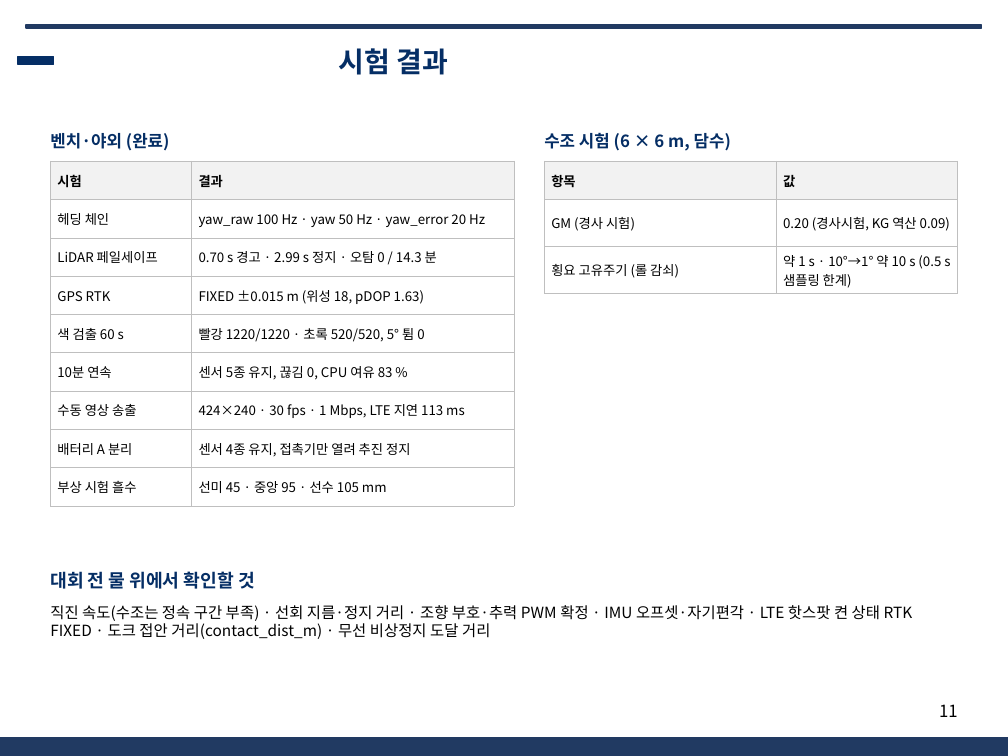
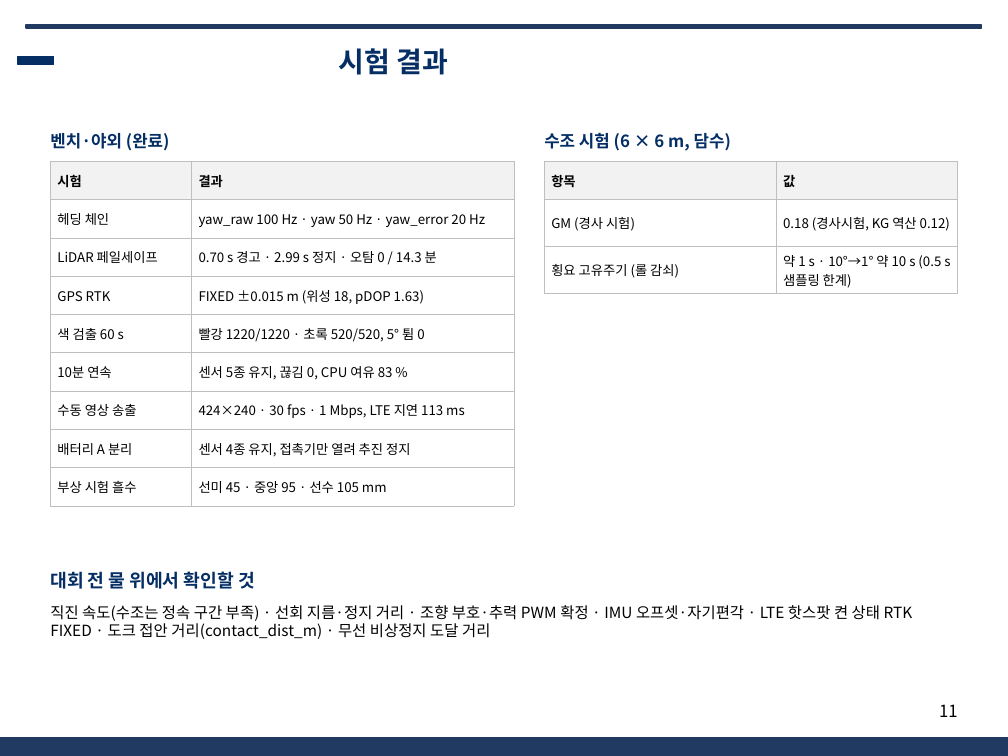
Before and after one commit to unmatsutake377-rgb/ros2_ws, a slide deck: slide 11 of docs/전달용/보고서_분담/발표자료_SSF_A.pptx. Drawn at 1008x756 pixels with LibreOffice and Linux fonts; fonts in the diff are those of the drawing; background and template pictures are left out. Boxes give left, top, right and bottom in pixels: in the first picture for what was removed or moved away, otherwise in the second. Text is boxed around its words. In the diff, an @@ line names an element or a change of style, - is before the commit and + after.

```diff
--- a/docs/전달용/보고서_분담/발표자료_SSF_A.pptx
+++ b/docs/전달용/보고서_분담/발표자료_SSF_A.pptx
@@ table at bbox=[544, 161, 958, 292] @@
-row 2, column 2: 0.20 (경사시험, KG 역산 0.09)
+row 2, column 2: 0.18 (경사시험, KG 역산 0.12)
```
Also in this commit, not shown: 2 other slides changed, 6 other files.
